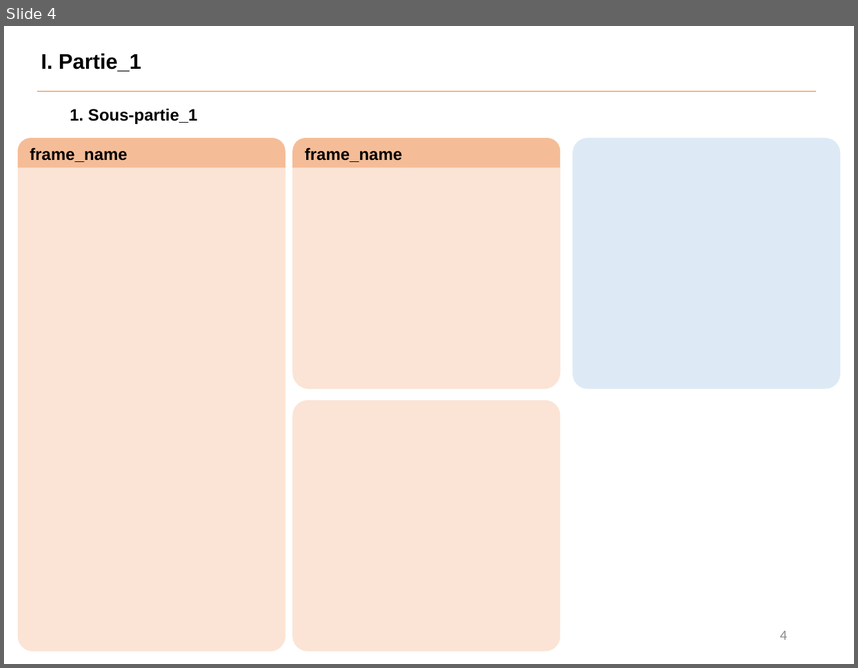
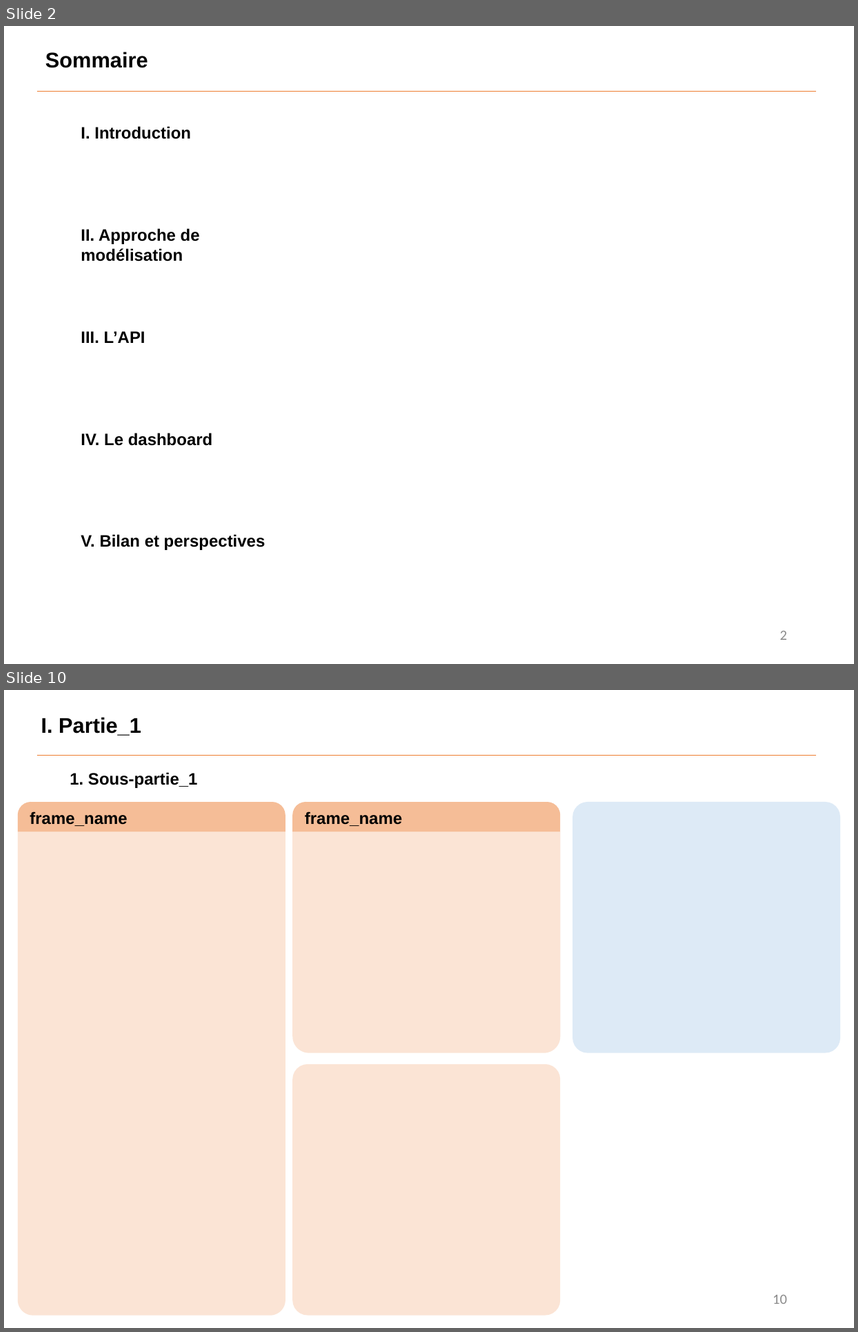
Before and after one commit to Benoit-78/P7_credit_loan_scoring_model, a slide deck: soutenance/P7_soutenance.pptx. Shown one above the other, each under a label of ours: slide 4 before the commit, slides 2 and 10 after it; the slides between them are not shown. The pictures are 858x668 and 858x1332 pixels, drawn with LibreOffice and Linux fonts; fonts in the diff are those of the drawing. Boxes give left, top, right and bottom in pixels: in the first picture for what was removed or moved away, otherwise in the second. Text is boxed around its words. In the diff, an @@ line names an element or a change of style, - is before the commit and + after.

```diff
--- a/soutenance/P7_soutenance.pptx
+++ b/soutenance/P7_soutenance.pptx
@@ slide 2 added at [4, 26, 854, 664], background #FFFFFF @@
@@ text added at [45, 52, 148, 68], 18 pt, text #000000, bold @@
+Sommaire
@@ line added from (37, 92) to (816, 92), #ED7D31 0.5 pt @@
@@ text added at [81, 126, 191, 139], 14 pt, text #000000, bold @@
+I. Introduction
@@ text added at [81, 228, 200, 261], 14 pt, text #000000, bold @@
+II. Approche de modélisation
@@ text added at [81, 331, 145, 343], 14 pt, text #000000, bold @@
+III. L’API
@@ text added at [81, 432, 213, 446], 14 pt, text #000000, bold @@
+IV. Le dashboard
@@ text added at [81, 534, 266, 550], 14 pt, text #000000, bold @@
+V. Bilan et perspectives
@@ page number added at [780, 630, 787, 639], 12 pt, text #8C8C8C @@
+2
@@ what was slide 4 is now slide 10 @@
@@ page number at [773, 1294, 787, 1303]: text changed @@
-4
+10
```
Also in this commit, not shown: 5 slides changed, 6 other slides added, 1 slide removed, 8 other files.
